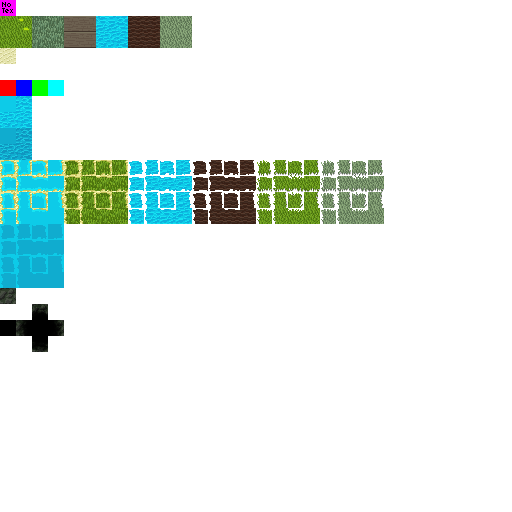
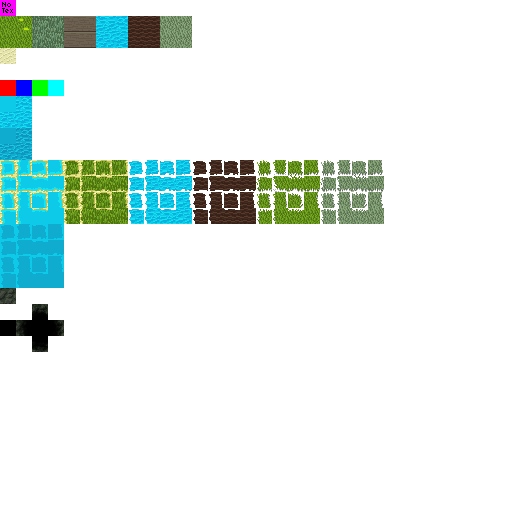
Before/after of a 512×512 layered artwork. What changed in the layer stack:
painted on "Layer 103" over [257, 166, 307, 212]
